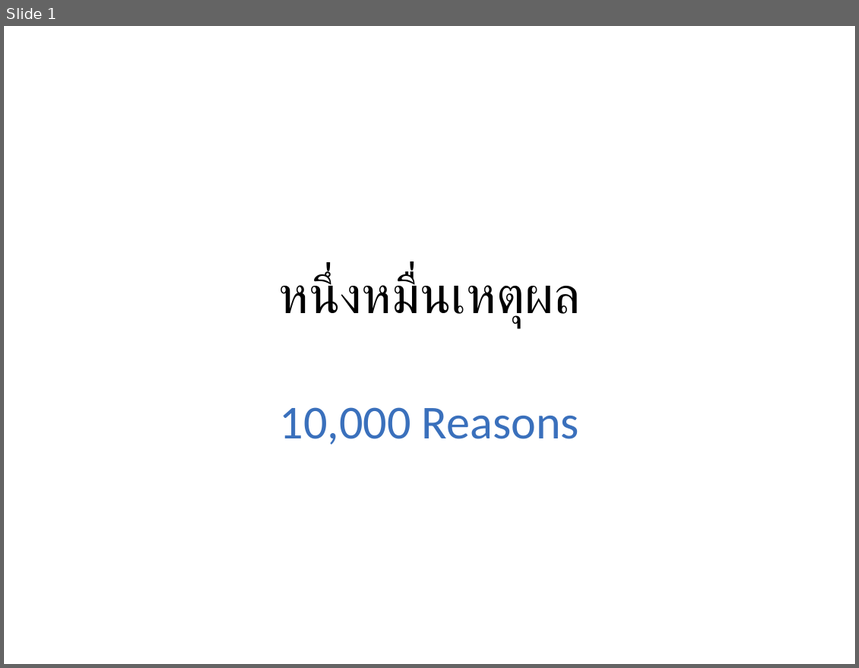
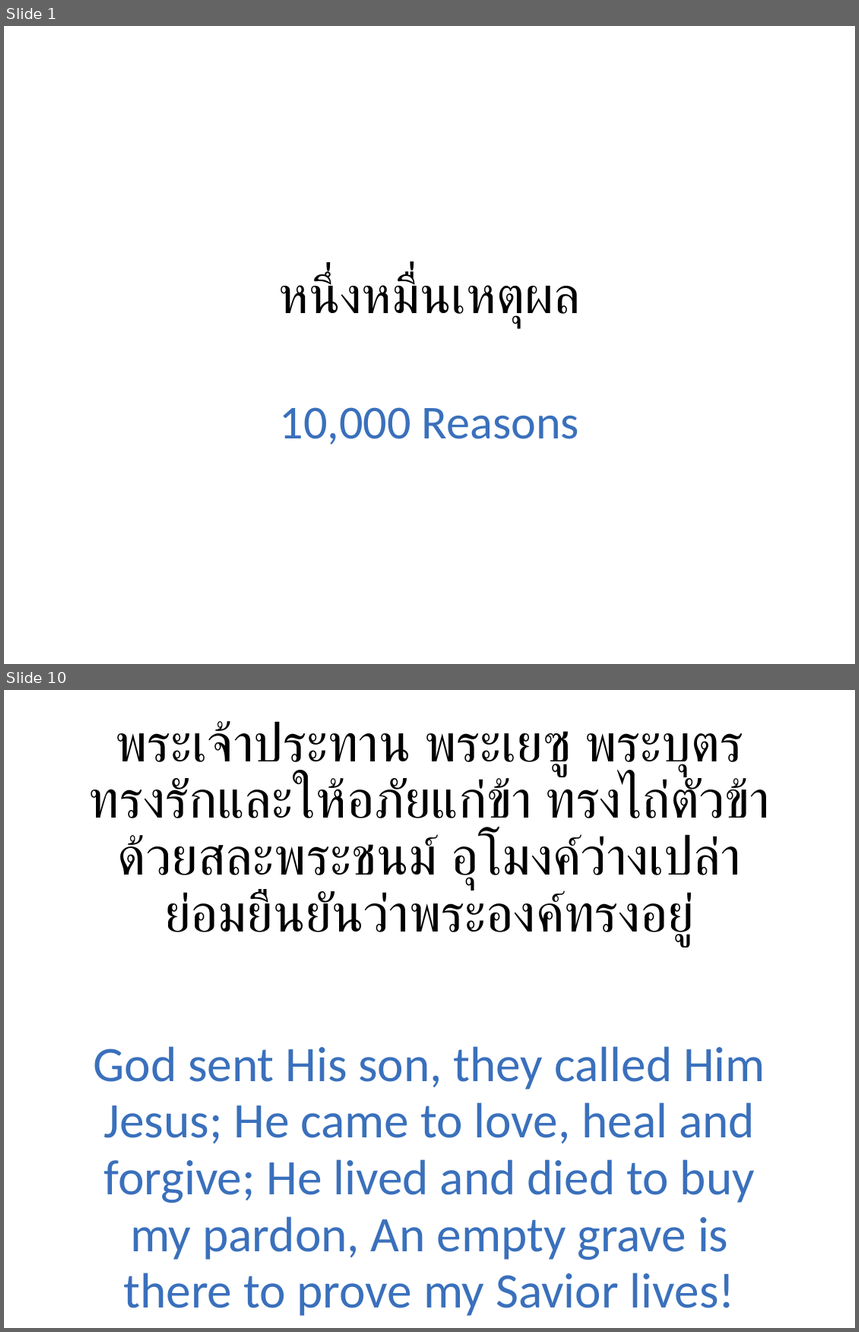
Before and after one commit to mightmay/songpptcreator, a slide deck: finishedppt/WorshipSongs.pptx. Shown one above the other, each under a label of ours: slide 1 before the commit, slides 1 and 10 after it; the slides between them are not shown. The pictures are 859x668 and 859x1332 pixels, drawn with LibreOffice and Linux fonts; fonts in the diff are those of the drawing. Boxes give left, top, right and bottom in pixels: in the first picture for what was removed or moved away, otherwise in the second. Text is boxed around its words. In the diff, an @@ line names an element or a change of style, - is before the commit and + after.

```diff
--- a/finishedppt/WorshipSongs.pptx
+++ b/finishedppt/WorshipSongs.pptx
@@ slide 10 added at (4,690,855,1328), background #FFFFFF @@
@@ text added at (89,721,770,946), 45 pt, text #000000 @@
+พระเจ้าประทาน พระเยซู พระบุตร ทรงรักและให้อภัยแก่ข้า ทรงไถ่ตัวข้า ด้วยสละพระชนม์ อุโมงค์ว่างเปล่า ย่อมยืนยันว่าพระองค์ทรงอยู่
@@ text added at (93,1046,766,1316), 42 pt, text #3A70BC @@
+God sent His son, they called Him Jesus; He came to love, heal and forgive; He lived and died to buy my pardon, An empty grave is there to prove my Savior lives!
```
Also in this commit, not shown: 7 slides changed, 28 other slides added, 2 other files.
